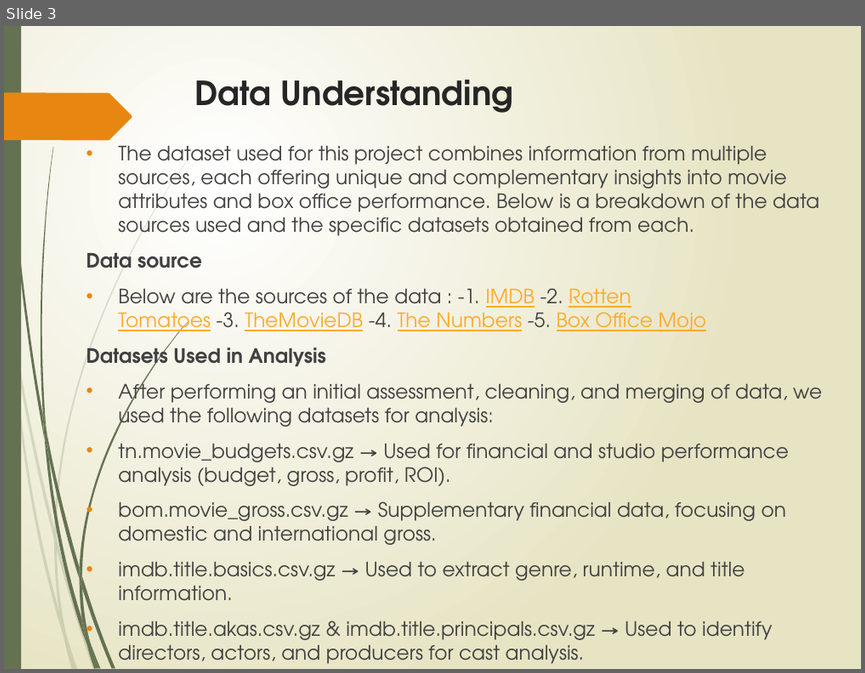
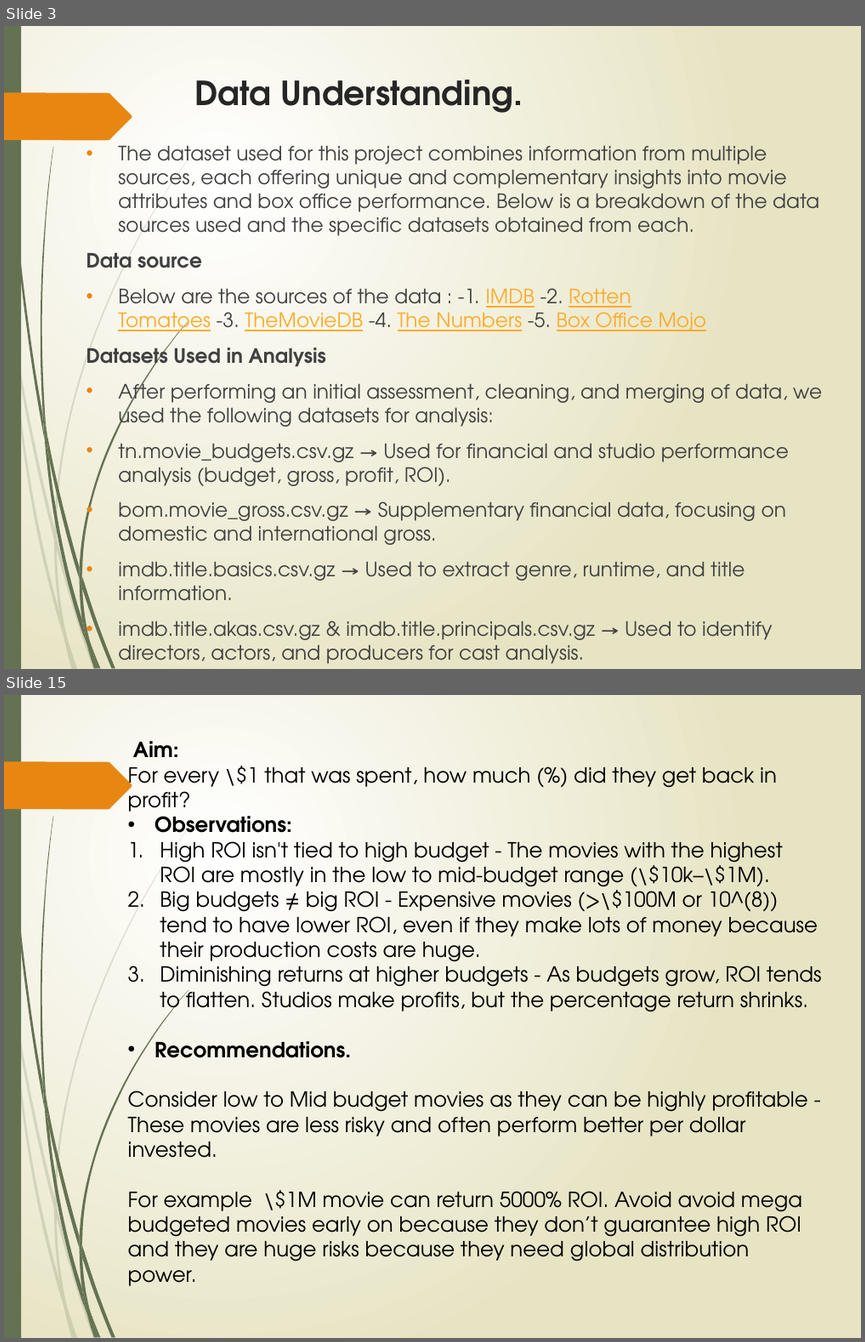
Before and after one commit to Hafsa-mohamed-Ad3n/Box-Office-Blueprint-Data-Driven-Insights-for-Microsoft-s-Movie-Studio-Launch, a slide deck: Movie_Analysis_Presentation latest copy.pptx. Shown one above the other, each under a label of ours: slide 3 before the commit, slides 3 and 15 after it; the slides between them are not shown. The pictures are 865x673 and 865x1342 pixels, drawn with LibreOffice and Linux fonts; fonts in the diff are those of the drawing. Boxes give left, top, right and bottom in pixels: in the first picture for what was removed or moved away, otherwise in the second. Text is boxed around its words. In the diff, an @@ line names an element or a change of style, - is before the commit and + after.

```diff
--- a/Movie_Analysis_Presentation latest copy.pptx
+++ b/Movie_Analysis_Presentation latest copy.pptx
@@ slide 15 added at [4,695,861,1338], background gradient #FFFFFF to #E8E6C4; not listed: 24 template elements that a slide beside it also shows @@
@@ text added at [128,741,822,1286], 17.5 pt, text #000000 @@
+Aim:
+For every \$1 that was spent, how much (%) did they get back in profit?
+• Observations:
+1. High ROI isn't tied to high budget - The movies with the highest ROI are mostly in the low to mid-budget range (\$10k–\$1M).
+2. Big budgets ≠ big ROI - Expensive movies (>\$100M or 10^(8)) tend to have lower ROI, even if they make lots of money because their production costs are huge.
+3. Diminishing returns at higher budgets - As budgets grow, ROI tends to flatten. Studios make profits, but the percentage return shrinks.
+• Recommendations.
+Consider low to Mid budget movies as they can be highly profitable - These movies are less risky and often perform better per dollar invested.
+For example \$1M movie can return 5000% ROI. Avoid avoid mega budgeted movies early on because they don’t guarantee high ROI and they are huge risks because they need global distribution power.
@@ slide 3 changed as well @@
@@ title at [194,80,522,113]: text changed @@
-Data Understanding
+Data Understanding.
```
Also in this commit, not shown: 7 other slides changed, 11 other slides added, 2 slides removed.
